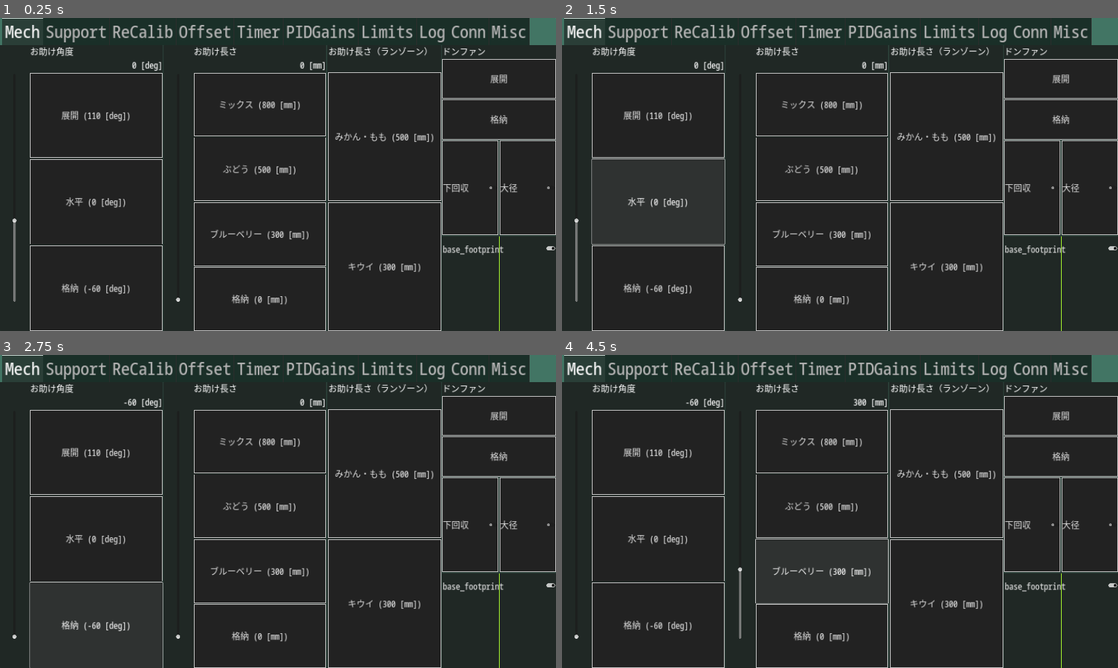
Above: before the commit, frames 1-4 (two rows, left to right).
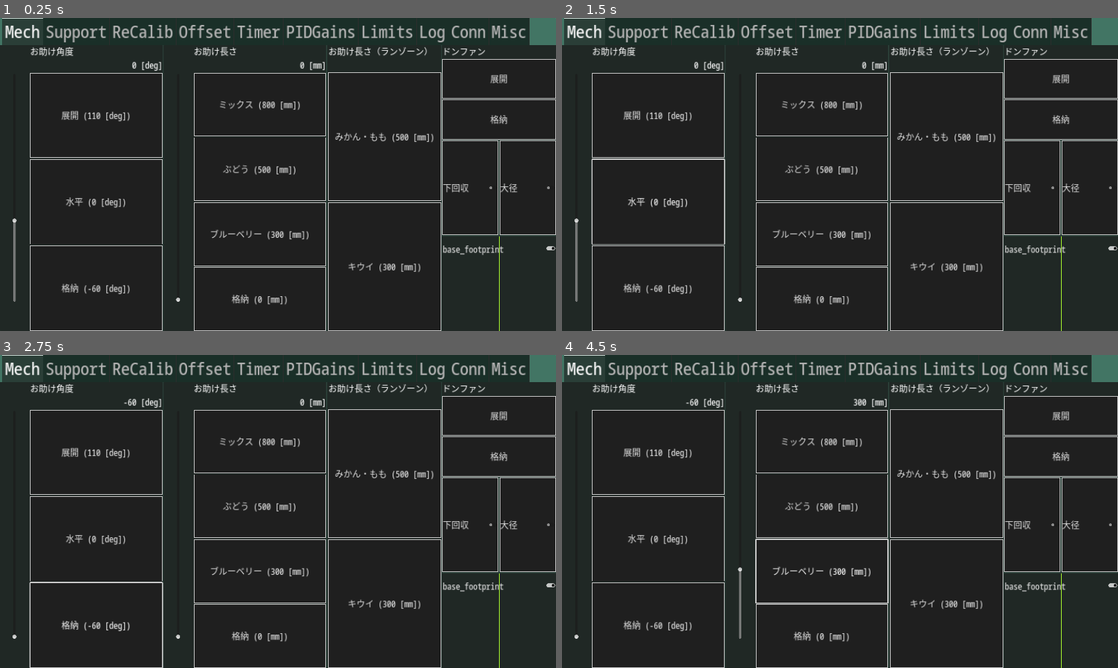
Above: after the commit, the same moments.

Repository: omuct-robotclub/nhk2023-team-a-controller
Game: Godot game, scene res://controls/controller.tscn
Two runs of this game, one before a commit and one after it. Both use one fixed random seed, a clock stepped at 60 frames per second and the inputs below.
Inputs:
- Up to frame 1 (0.25 s): no input
- Up to frame 2 (1.5 s): click "展開 (110 [deg])" at 0.5 s; click "水平 (0 [deg])" at 1.25 s
- Up to frame 3 (2.75 s): click "格納 (-60 [deg])" at 2 s
- Up to frame 4 (4.5 s): click "ミックス (800 [mm])" at 2.75 s; click "ぶどう (500 [mm])" at 3.5 s; click "ブルーベリー (300 [mm])" at 4.25 s

The runs differ from the first frame. In frame 2, 0.1% of the frame differs, in the area x 5-30%, y 45-73%; in frame 3, 0.2%, in the area x 5-30%, y 72-100%; in frame 4, 0.2%.

Commit message:
tweak theme

Diff:
--- a/theme.tres
+++ b/theme.tres
@@ -3,7 +3,7 @@
 [ext_resource type="FontFile" uid="uid://dn1cdfwid8ttf" path="res://fonts/NotoSansMono_ExtraCondensed-Medium.ttf" id="1_dcrwc"]
 
 [sub_resource type="StyleBoxFlat" id="StyleBoxFlat_jkx2s"]
-bg_color = Color(0.133333, 0.133333, 0.133333, 1)
+bg_color = Color(0.121569, 0.121569, 0.121569, 1)
 border_width_left = 2
 border_width_top = 2
 border_width_right = 2
@@ -12,6 +12,7 @@
 [resource]
 default_font = ExtResource("1_dcrwc")
 default_font_size = 30
+Button/styles/hover = SubResource("StyleBoxFlat_jkx2s")
 Button/styles/normal = SubResource("StyleBoxFlat_jkx2s")
 TabContainer/font_sizes/font_size = 60
 TabContainer/fonts/font = ExtResource("1_dcrwc")
